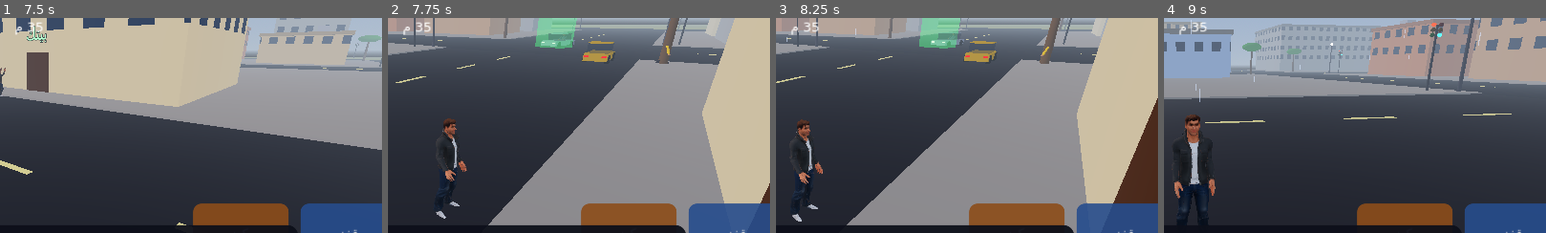
Above: before the commit, frames 1-4 (left to right).
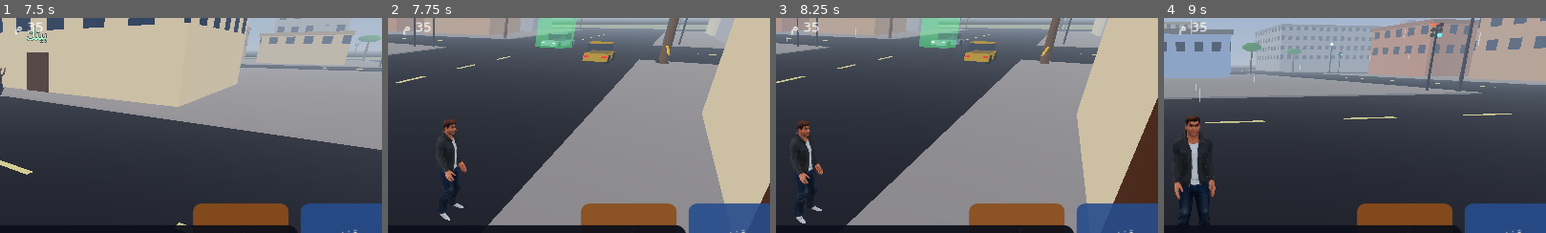
Above: after the commit, the same moments.

Repository: belal20202/darb
Game: Godot game, scene res://scenes/main_menu.tscn
Same seed, same stepped clock (60 frames per second), same inputs: the game is played once before the commit and once after it.
Inputs (mouse positions are % of the whole screen's width and height, from its top left):
- Up to frame 1 (7.5 s): move the mouse to (45, 70) at 0.52 s; hold W (move_forward) 0.53-1.25 s; hold H (horn) 0.53-1.25 s; click (45, 70) at 0.67 s; drag from (80, 65) to (45, 70) at 1.27 s; move the mouse to (20, 35) at 2.02 s; hold A (move_left) 2.03-2.75 s; tap Tab (phone) at 2.1 s; drag from (55, 50) to (20, 35) at 2.77 s; move the mouse to (35, 25) at 3.52 s; hold Space (brake) 3.53-4.25 s; tap F at 3.6 s; drag from (72, 45) to (35, 25) at 4.27 s; move the mouse to (30, 55) at 5.02 s; hold W (move_forward) 5.03-5.75 s; tap E (interact) at 5.1 s; click (30, 55) at 5.17 s; drag from (60, 28) to (30, 55) at 5.77 s; move the mouse to (45, 70) at 6.52 s; hold D (move_right) 6.53-7.25 s; hold Shift (sprint) 6.53-7.25 s; drag from (80, 65) to (45, 70) at 7.27 s
- Up to frame 2 (7.75 s): no input
- Up to frame 3 (8.25 s): move the mouse to (13, 76) at 8.02 s; hold Space (brake) from 8.03 s (still down); hold H (horn) from 8.03 s (still down); click (13, 76) at 8.17 s
- Up to frame 4 (9 s): release Space (brake) at 8.75 s; release H (horn) at 8.75 s; drag from (55, 50) to (20, 35) at 8.77 s
The pictures show only the part of the screen within x 46-96%, y 23-73%; the shares and areas given below are measured in that part.

Frame 1 is identical in both runs. In frame 2, 0.3% of the frame differs, in the area x 12-21%, y 46-95%; in frame 3, 0.3%; in frame 4, 0.4%, in the area x 2-14%, y 44-97%.

Commit message:
Update character.gd

Diff:
--- a/scripts/character.gd
+++ b/scripts/character.gd
@@ -1,13 +1,12 @@
 class_name PlayerCharacter
 extends Node3D
 ## Animated player body. The .glb animations are not used (their Idle has a raised foot and
-## Walk/Run/Sprint are the same loop re-timed), so the skeleton is posed procedurally here.
-## Gait stride is derived from the real ground speed, so feet do not slide.
+## Walk/Run/Sprint are the same loop re-timed). The skeleton is posed in code with 2-bone leg IK:
+## the planted foot stays fixed on the ground (no skating) and the stride follows the real speed.
 
 const SCENE_PATH := "res://assets/character_godot4_animations_fixed.glb"
-const LEG := 0.85
-const SIT_DROP := 0.42
-const SIT_HIPS := 0.54   # hips height above the soles when seated (metres)
+const SIT_DROP := 0.366   # hips drop (metres) so flat feet touch the floor when seated
+const SIT_HIPS := 0.591   # hips height above the soles when seated
 
 var ok: bool = false
 var skel: Skeleton3D = null
@@ -20,6 +19,10 @@
 var _order: Array = []
 var _hips: int = -1
 var _k: float = 1.75
+var _prof_l: Dictionary = {}
+var _prof_r: Dictionary = {}
+var _ag: float = 0.119      # ankle height above the ground at rest
+var _hj0: float = 0.903     # hip joint height at rest
 var _phase: float = 0.0
 var _spd: float = 0.0
 var _air: float = 0.0
@@ -70,8 +73,13 @@
 	var me := global_transform.basis.get_scale().y
 	if me > 0.0001 and sc > 0.0001:
 		_k = sc / me
+	var origin_y := to_local(skel.global_position).y
+	_prof_l = _leg_profile("Left", origin_y)
+	_prof_r = _leg_profile("Right", origin_y)
+	_ag = _prof_l["ank"]
+	_hj0 = _prof_l["hj"]
 	ok = true
-	_pose(_gait_params(0.0, 0.0))
+	_pose(_gait_params(0.0, 0.0, 0.0))
 
 func _find(n: Node, cls: String) -> Node:
 	if n.is_class(cls):
@@ -82,7 +90,22 @@
 			return r
 	return null
 
-# p: aL aR (thigh forward, rad) kL kR (knee flex) armL armR (arm forward) elbow lean twist dy (metres) adduct
+func _leg_profile(side: String, origin_y: float) -> Dictionary:
+	var u := skel.find_bone(side + "UpperLeg")
+	var l := skel.find_bone(side + "LowerLeg")
+	var f := skel.find_bone(side + "Foot")
+	var pu: Vector3 = skel.get_bone_global_rest(u).origin * _k
+	var pl: Vector3 = skel.get_bone_global_rest(l).origin * _k
+	var pf: Vector3 = skel.get_bone_global_rest(f).origin * _k
+	var v1 := pl - pu
+	var v2 := pf - pl
+	return {
+		"L1": Vector2(v1.y, v1.z).length(), "L2": Vector2(v2.y, v2.z).length(),
+		"rt": atan2(v1.z, -v1.y), "rs": atan2(v2.z, -v2.y),
+		"hj": origin_y + pu.y, "ank": origin_y + pf.y,
+	}
+
+# p: aL aR (thigh increment, rad) kL kR (knee increment) armL armR (arm forward) elbow lean twist dy (metres) adduct
 func _pose(p: Dictionary) -> void:
 	var rx := Vector3.RIGHT
 	var inc := {}
@@ -120,27 +143,57 @@
 		skel.set_bone_pose_rotation(i, local.orthonormalized().get_rotation_quaternion())
 	skel.set_bone_pose_position(_hips, (_rest_p[_hips] as Vector3) + Vector3(0, float(p["dy"]) / _k, 0))
 
-func _gait_params(spd: float, delta: float) -> Dictionary:
-	var th := 0.30 + 0.08 * minf(spd, 2.5)
-	if spd > 2.5:
-		th = 0.50 + 0.07 * minf(spd - 2.5, 5.0)
-	_phase += spd / maxf(th * LEG, 0.05) * delta
-	var gw := clampf(spd / 0.5, 0.0, 1.0)
-	var s := sin(_phase)
-	var c := cos(_phase)
-	var kmax := minf(0.5 + 0.12 * spd, 1.6)
-	var arm_a := minf(0.22 + 0.07 * spd, 0.8)
-	var a_l := th * s
-	var stance := a_l if c < 0.0 else -a_l
+## 2-bone IK in the leg plane. tz = ankle forward of the hip joint, ty = ankle height relative to it.
+## Returns (thigh forward angle from vertical, knee flexion).
+func _ik(pr: Dictionary, tz: float, ty: float) -> Vector2:
+	var l1: float = pr["L1"]
+	var l2: float = pr["L2"]
+	var d := sqrt(tz * tz + ty * ty)
+	d = clampf(d, absf(l1 - l2) + 0.001, (l1 + l2) * 0.999)
+	var cg := clampf((l1 * l1 + l2 * l2 - d * d) / (2.0 * l1 * l2), -1.0, 1.0)
+	var knee := PI - acos(cg)
+	var cd := clampf((l1 * l1 + d * d - l2 * l2) / (2.0 * l1 * d), -1.0, 1.0)
+	var beta := atan2(tz, -ty)
+	return Vector2(beta + acos(cd), knee)
+
+func _leg_target(u: float, stride: float, duty: float, lift: float) -> Vector2:
+	if u < duty:
+		return Vector2(stride * 0.5 - stride * (u / duty), 0.0)
+	var us := (u - duty) / (1.0 - duty)
+	return Vector2(-stride * 0.5 + stride * (0.5 - 0.5 * cos(PI * us)), lift * sin(PI * us))
+
+func _gait_params(spd: float, delta: float, crouch: float) -> Dictionary:
+	var w := clampf(spd / 0.6, 0.0, 1.0)
+	var steps := minf(1.5 + 0.28 * spd, 3.6)
+	var period := 2.0 / steps
+	var duty := 0.62
+	if spd > 0.05:
+		duty = clampf(1.0 / maxf(spd * period, 0.01), 0.25, 0.62)
+	var stride := spd * duty * period
+	var lift := minf(0.05 + 0.025 * spd, 0.2)
+	_phase = fposmod(_phase + delta / period, 1.0)
+	var tl := _leg_target(_phase, stride, duty, lift) * w
+	var tr := _leg_target(fposmod(_phase + 0.5, 1.0), stride, duty, lift) * w
+	var l_l: float = _prof_l["L1"] + _prof_l["L2"]
+	var l_r: float = _prof_r["L1"] + _prof_r["L2"]
+	var reach := 0.995
+	var cap_l := _ag + tl.y + sqrt(maxf(pow(reach * l_l, 2.0) - tl.x * tl.x, 0.0))
+	var cap_r := _ag + tr.y + sqrt(maxf(pow(reach * l_r, 2.0) - tr.x * tr.x, 0.0))
+	var pref := _hj0 - (0.01 + 0.012 * spd) - crouch
+	var hj := minf(pref, minf(cap_l, cap_r))
+	var ikl := _ik(_prof_l, tl.x, _ag + tl.y - hj)
+	var ikr := _ik(_prof_r, tr.x, _ag + tr.y - hj)
+	var amp := minf(0.2 + 0.06 * spd, 0.7)
+	var half := maxf(stride * 0.5, 0.2)
 	return {
-		"aL": a_l * gw, "aR": -a_l * gw,
-		"kL": 0.05 + kmax * pow(maxf(0.0, c), 1.5) * gw,
-		"kR": 0.05 + kmax * pow(maxf(0.0, -c), 1.5) * gw,
-		"armL": -arm_a * s * gw, "armR": arm_a * s * gw,
-		"elbow": minf(0.25 + 0.09 * spd, 1.2) * gw + 0.1,
-		"lean": minf(0.03 + 0.025 * spd, 0.32) * gw + 0.012 * sin(_t * 2.0),
-		"twist": 0.1 * s * gw,
-		"dy": LEG * (cos(stance) - 1.0) * gw,
+		"aL": ikl.x - float(_prof_l["rt"]), "aR": ikr.x - float(_prof_r["rt"]),
+		"kL": ikl.y + float(_prof_l["rs"]) - float(_prof_l["rt"]),
+		"kR": ikr.y + float(_prof_r["rs"]) - float(_prof_r["rt"]),
+		"armL": -amp * tl.x / half * w, "armR": -amp * tr.x / half * w,
+		"elbow": minf(0.25 + 0.09 * spd, 1.2) * w + 0.1,
+		"lean": minf(0.02 + 0.03 * spd, 0.35) * w + 0.012 * sin(_t * 2.0),
+		"twist": 0.08 * sin(_phase * TAU) * w,
+		"dy": hj - _hj0,
 		"adduct": 0.6,
 	}
 
@@ -158,7 +211,7 @@
 	if not ok or sitting:
 		return
 	_t += delta
-	_spd = lerpf(_spd, hspeed, clampf(12.0 * delta, 0.0, 1.0))
+	_spd = lerpf(_spd, hspeed, clampf(10.0 * delta, 0.0, 1.0))
 	if not on_floor:
 		_was_air = true
 		_air = move_toward(_air, 1.0, delta * 10.0)
@@ -168,7 +221,7 @@
 			_land = 0.22
 		_air = move_toward(_air, 0.0, delta * 8.0)
 	_land = maxf(0.0, _land - delta)
-	var p := _gait_params(_spd, delta)
+	var p := _gait_params(_spd, delta, 0.15 * (_land / 0.22))
 	if _air > 0.0:
 		var a := _air
 		p["aL"] = lerpf(p["aL"], 0.9, a)
@@ -179,12 +232,4 @@
 		p["armR"] = lerpf(p["armR"], 2.0, a)
 		p["dy"] = lerpf(p["dy"], 0.0, a)
 		p["lean"] = lerpf(p["lean"], 0.1, a)
-	if _land > 0.0:
-		var c := _land / 0.22
-		p["aL"] = lerpf(p["aL"], 0.55, c)
-		p["aR"] = lerpf(p["aR"], 0.55, c)
-		p["kL"] = lerpf(p["kL"], 1.1, c)
-		p["kR"] = lerpf(p["kR"], 1.1, c)
-		p["dy"] = lerpf(p["dy"], -0.18, c)
-		p["lean"] = float(p["lean"]) + 0.25 * c
 	_pose(p)
